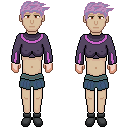
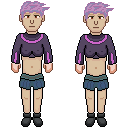
Before/after of a 128×128 layered artwork. What changed in the layer stack:
painted on "Pasted Layer #3" over (20, 20, 108, 92)
